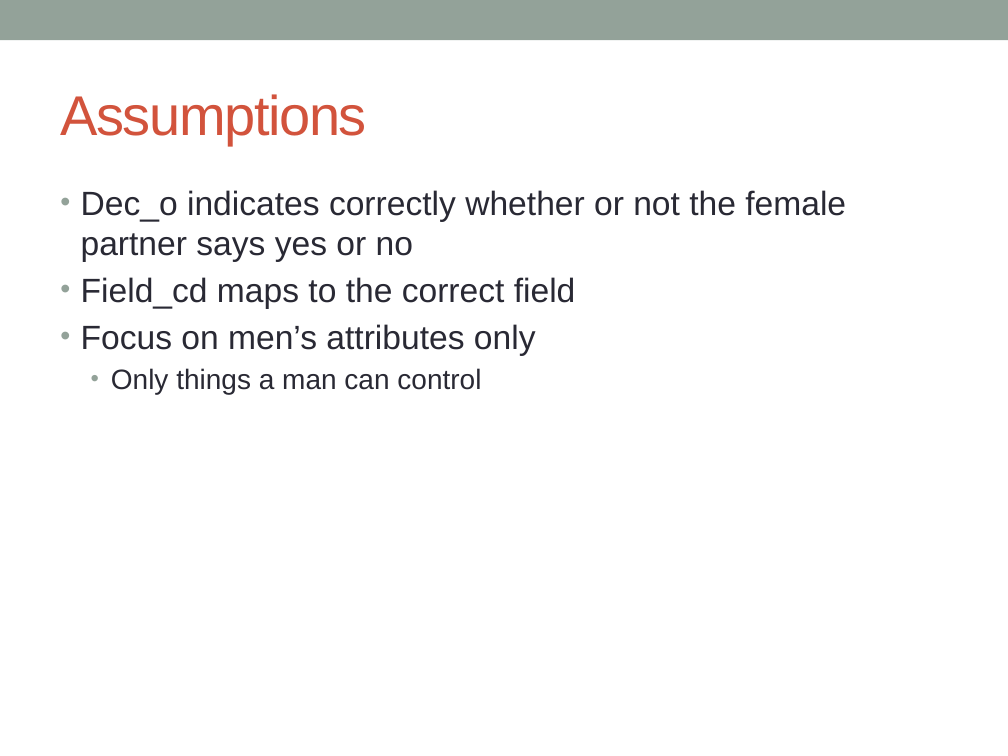
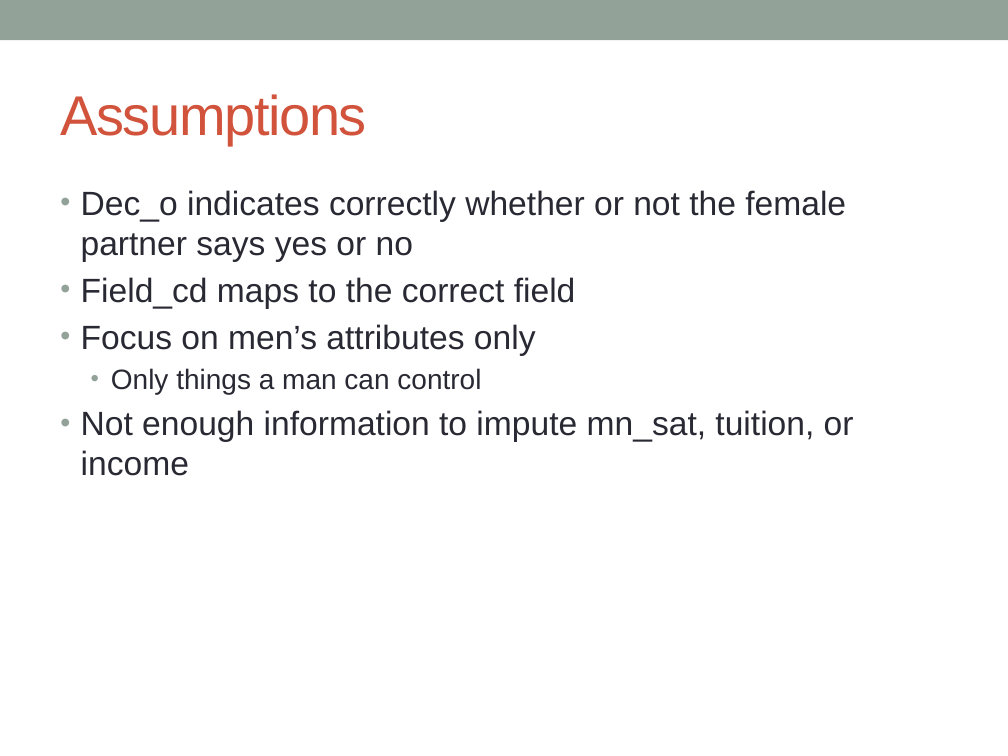
Before and after one commit to jonathanbae/4559Project1, a slide deck: slide 3 of baej.lih.project-1.pptx. Drawn at 1008x756 pixels with LibreOffice and Linux fonts; fonts in the diff are those of the drawing. Boxes give left, top, right and bottom in pixels: in the first picture for what was removed or moved away, otherwise in the second. Text is boxed around its words. In the diff, an @@ line names an element or a change of style, - is before the commit and + after.

```diff
--- a/baej.lih.project-1.pptx
+++ b/baej.lih.project-1.pptx
@@ text at [81,410,854,476]: paragraph added @@
+• Not enough information to impute mn_sat, tuition, or income
```
Also in this commit, not shown: 3 other slides changed.
